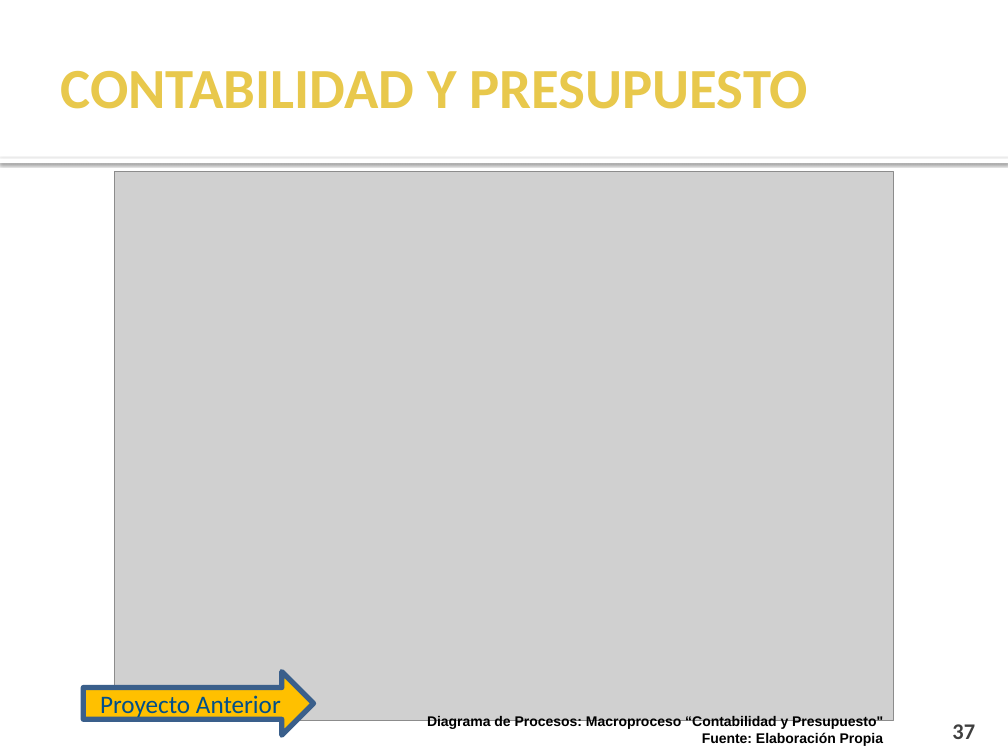
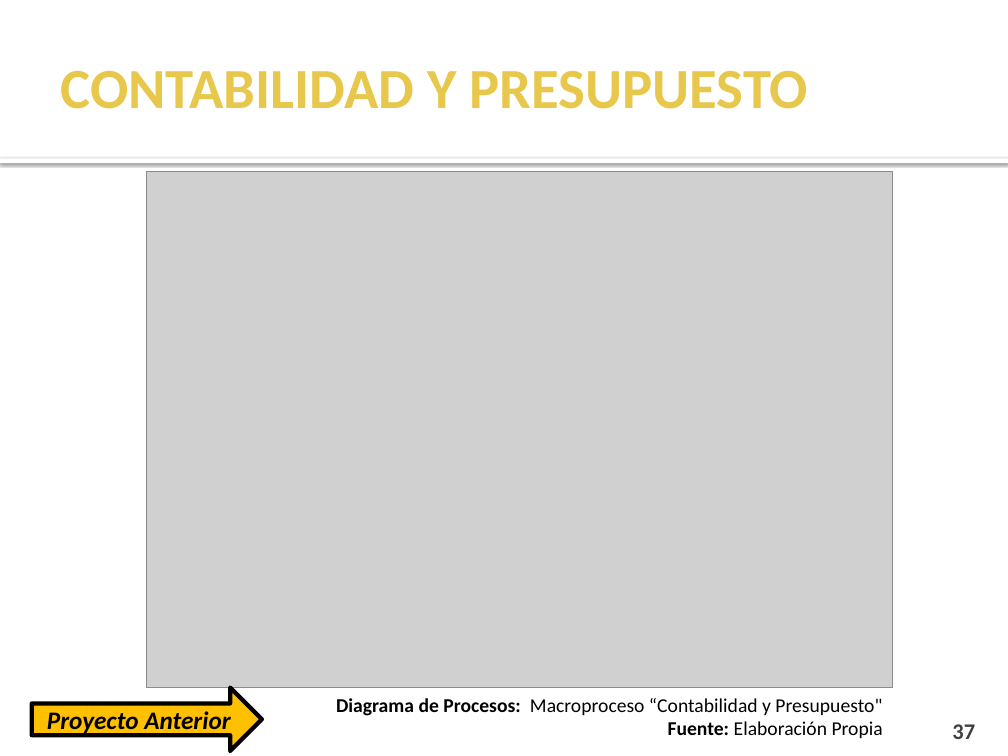
Before and after one commit to cms/proyecto-fya, a slide deck: slide 37 of Presentacion Final Ciclo 2011-1/Presentación Semana 17.pptx. Drawn at 1008x756 pixels with LibreOffice and Linux fonts; fonts in the diff are those of the drawing; grey boxes stand for pictures; background and template pictures are left out. Boxes give left, top, right and bottom in pixels: in the first picture for what was removed or moved away, otherwise in the second. Text is boxed around its words. In the diff, an @@ line names an element or a change of style, - is before the commit and + after.

```diff
--- a/Presentacion Final Ciclo 2011-1/Presentación Semana 17.pptx
+++ b/Presentacion Final Ciclo 2011-1/Presentación Semana 17.pptx
@@ picture: place and size @@
-picture at (115, 171, 893, 721)
+picture at (147, 171, 893, 687)
@@ right arrow "Proyecto Anterior": place and size @@
-right arrow "Proyecto Anterior" at (84, 671, 313, 735)
+right arrow "Proyecto Anterior" at (31, 687, 261, 751)
@@ right arrow "Proyecto Anterior" at (31, 687, 261, 751): text colour #004F8A to #000000, bold on, italic on; outline #3A5F8C 3.78 pt to #000000 3 pt @@
@@ text "Diagrama de Procesos: Macroproceso “Contabilidad ...": place and size @@
-text "Diagrama de Procesos: Macroproceso “Contabilidad ..." at (427, 716, 883, 746)
+text "Diagrama de Procesos: Macroproceso “Contabilidad ..." at (336, 698, 883, 738)
@@ text "Diagrama de Procesos: Macroproceso “Contabilidad ..." at (336, 698, 883, 738): size 10 to 14 pt, font Arial to Calibri; bold off in "Macroproceso “Contabilidad y Presupuesto"", "Elaboración Propia" @@
```
Also in this commit, not shown: 8 other slides changed, 1 slide added, 1 slide removed.
